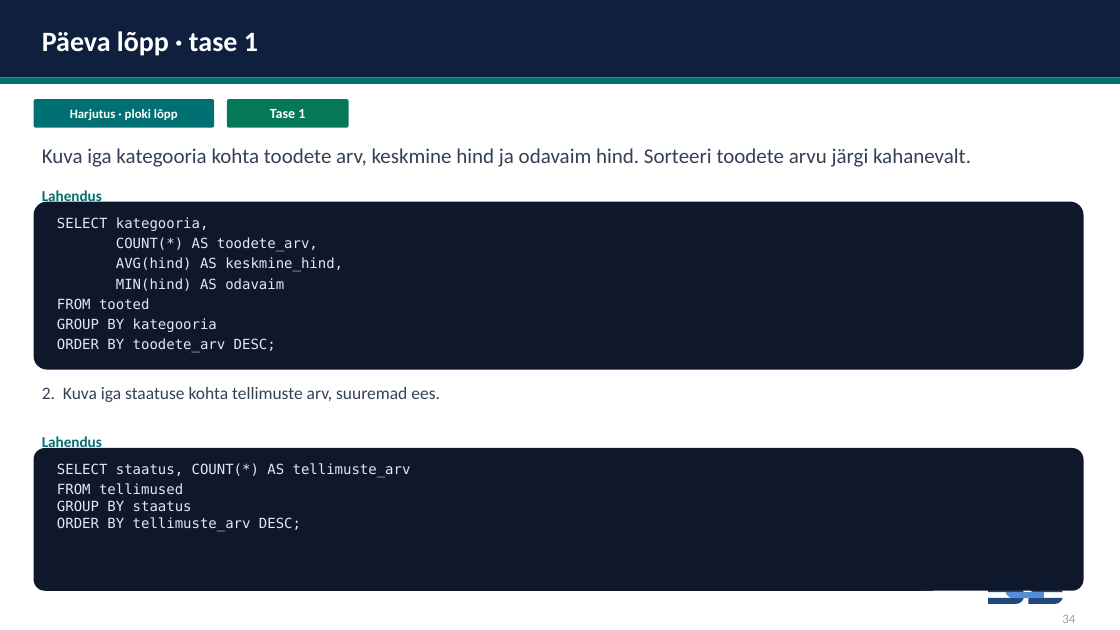
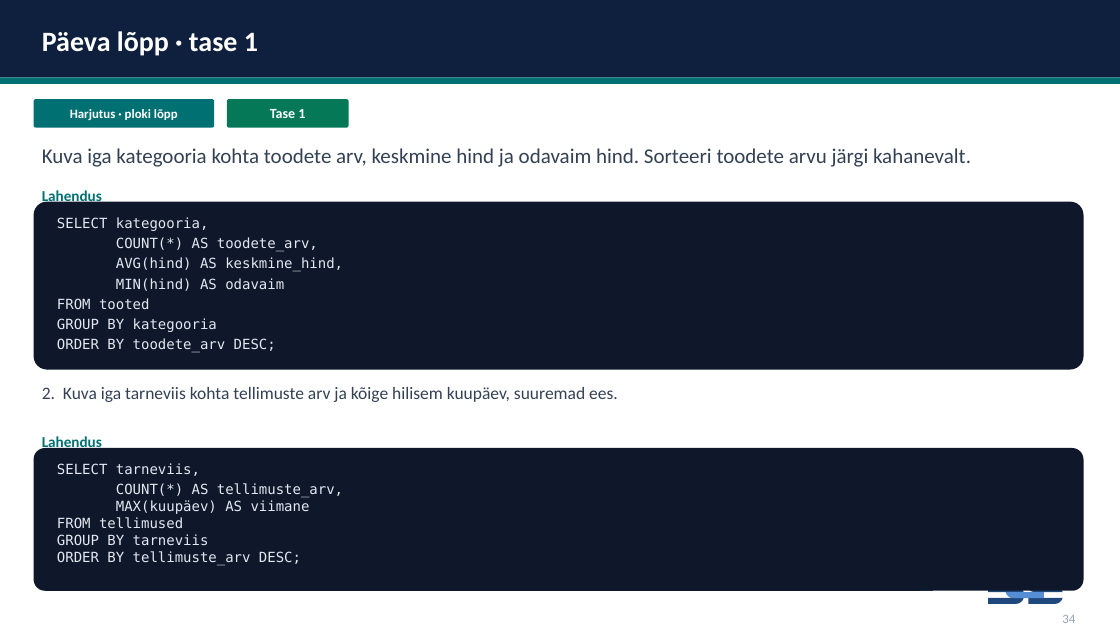
Before and after one commit to emilieabel/andmetarkus, a slide deck: slide 32 of Materjalid/Day7 SQL/7-paev-andmetarkus-esitlus.pptx (slide 33 before the commit). Drawn at 1120x630 pixels with LibreOffice and Linux fonts; fonts in the diff are those of the drawing. Boxes give left, top, right and bottom in pixels: in the first picture for what was removed or moved away, otherwise in the second. Text is boxed around its words. In the diff, an @@ line names an element or a change of style, - is before the commit and + after.

```diff
--- a/Materjalid/Day7 SQL/7-paev-andmetarkus-esitlus.pptx
+++ b/Materjalid/Day7 SQL/7-paev-andmetarkus-esitlus.pptx
@@ text at <box>42,387,618,402</box>: text changed @@
-2. Kuva iga staatuse kohta tellimuste arv, suuremad ees.
+2. Kuva iga tarneviis kohta tellimuste arv ja kõige hilisem kuupäev, suuremad ees.
@@ text at <box>57,463,343,514</box>: text changed @@
-SELECT staatus, COUNT(*) AS tellimuste_arv
+SELECT tarneviis,
+COUNT(*) AS tellimuste_arv,
+MAX(kuupäev) AS viimane
@@ text at <box>57,534,209,545</box>: text changed @@
-GROUP BY staatus
+GROUP BY tarneviis
```
Also in this commit, not shown: 21 other slides changed, 2 slides removed, 2 other files.
